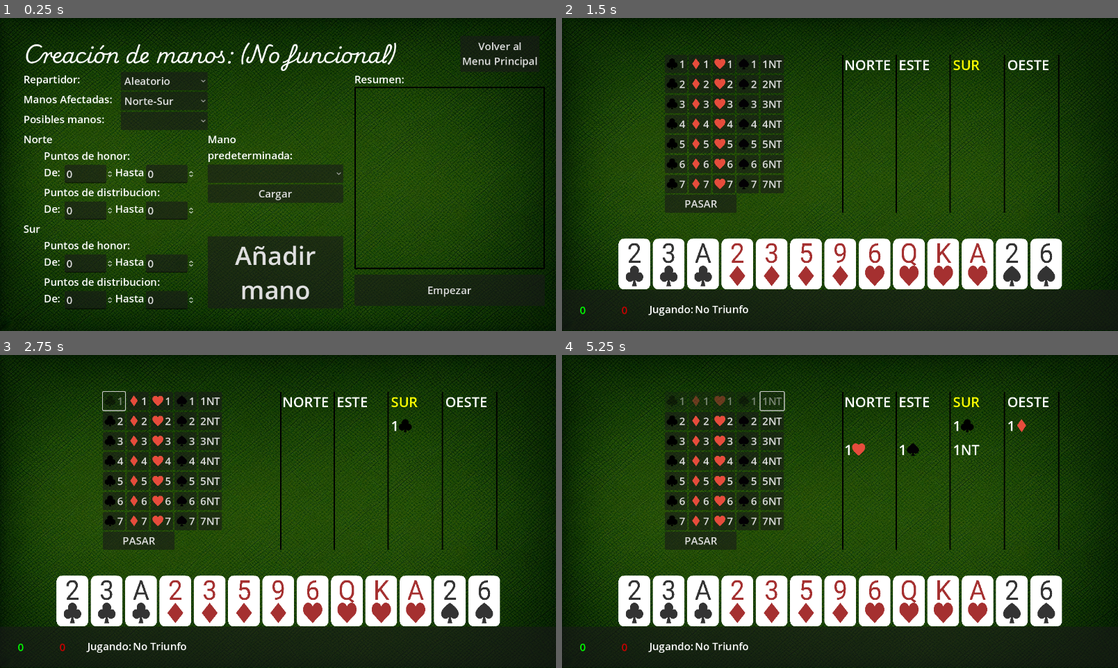
Above: before the commit, frames 1-4 (two rows, left to right).
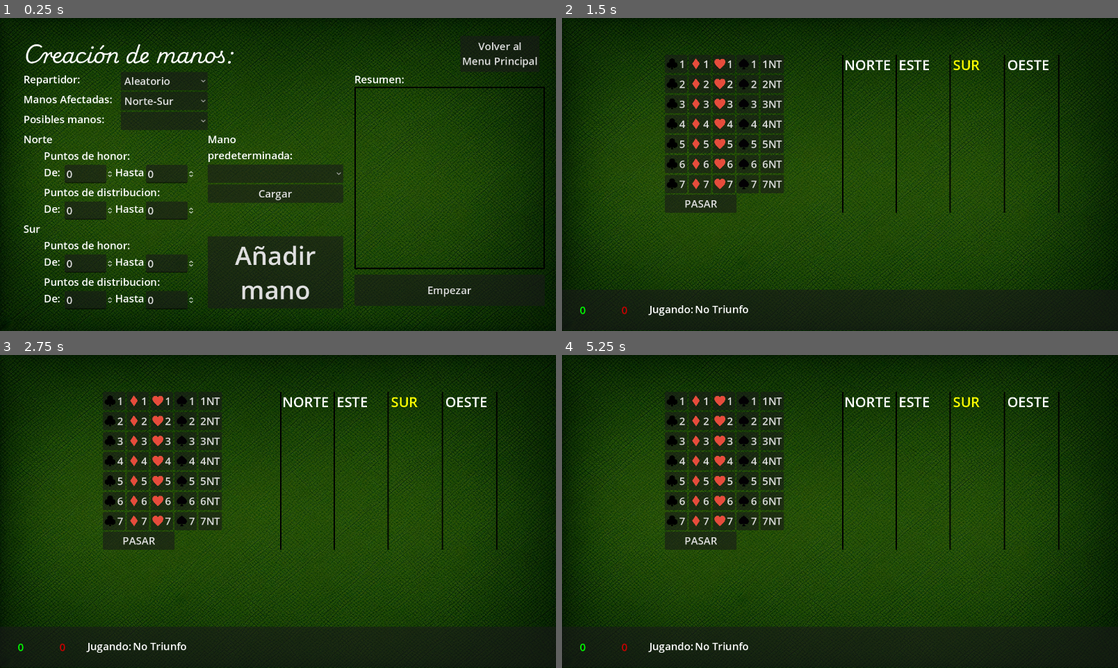
Above: after the commit, the same moments.

Repository: rubenlee/bridge_godot
Game: Godot game, scene res://scenes/ui/configuration_deal.tscn
The game is run twice, just before and just after one commit, with the same random seed, the same clock (stepped at 60 frames per second) and the same inputs. This scene is started directly instead of the project's main scene.
Inputs:
- Up to frame 1 (0.25 s): no input
- Up to frame 2 (1.5 s): click "Añadir mano" at 0.5 s; click "Empezar" at 1.25 s
- Up to frame 3 (2.75 s): click "1" at 2 s
- Up to frame 4 (5.25 s): click "1" at 2.75 s; click "1" at 3.5 s; click "1" at 4.25 s; click "1NT" at 5 s

The runs differ from the first frame. In frame 1, 0.6% of the frame differs, in the area x 43-72%, y 7-18%; in frame 2, 12%; in frame 3, 12%; in frame 4, 13%, in the area x 10-90%, y 11-87%.
Error after the commit: Parse Error: Invalid operands "CardUI" and "int" for "-" operator. (res://scenes/hand/hand.gd:76)

Commit message:
Bidding on work

Diff:
--- a/scenes/bidding/bidding.gd
+++ b/scenes/bidding/bidding.gd
@@ -2,6 +2,8 @@
 extends Control
 
 var pass_counter = 0
+var highest_vote = 0
+var highest_vote_symbol = 0
 signal biddings_over(player_won_bid : int, symbol : int, deal_amount : int)
 
 func _ready():
@@ -9,10 +11,21 @@
 		child.pressed.connect(_on_bid_pressed.bind(child))
 	for child : Button in $bid_rest.get_children():
 		child.pressed.connect(_on_bid_pressed.bind(child))
-	add_blank()
-	add_blank()
 
-func _on_bid_pressed(button : Button) -> void:
+func set_first_turn(turn : int):
+	for i in range(turn):
+		add_blank()
+
+func deal_pressed(button_name : String):
+	if button_name ==  "pass":
+		$bid_rest/Button36.pressed.emit()
+	else:
+		for child in $bid_grid.get_children():
+			var button : Button = child as Button
+			if button.name == button_name:
+				button.pressed.emit()
+
+func _on_bid_pressed(button : Button):
 	var new_label : RichTextLabel = $bid_result_grid/Label.duplicate()
 	var value_label = button.text.to_int()
 	new_label.name = button.name
@@ -25,7 +38,8 @@
 		return
 	if button.icon != null:
 		new_label.text += "[img=30x30]" + button.icon.resource_path + "[/img]"
-	var symbol = get_symbol_value(button.name.substr(1))
+	highest_vote_symbol = get_symbol_value(button.name.substr(1))
+	highest_vote = value_label
 	for child : Button in $bid_grid.get_children():
 		var value_button_temp = child.text.to_int()
 		if value_label < value_button_temp:
@@ -33,7 +47,7 @@
 		elif value_label > value_button_temp:
 			child.disabled = true
 			continue
-		if symbol >= get_symbol_value(child.name.substr(1)):
+		if highest_vote_symbol >= get_symbol_value(child.name.substr(1)):
 			child.disabled = true
 
 func deal_done():
--- a/scenes/hand/hand.gd
+++ b/scenes/hand/hand.gd
@@ -8,6 +8,7 @@
 var cards_dict = {}
 var playerInd : int
 var mode: int
+var honor_points: int = 0
 
 func _ready():
 	var parentName : String = self.get_parent().name
@@ -71,6 +72,8 @@
 		self.add_child(newCard)
 	else:
 		newCard.reparent(self)
+	if newCard.value > 10:
+		honor_points += newCard - 10
 	self.move_child(newCard, position_in_hand)
 
 func selectable_cards() -> void:
@@ -121,16 +124,26 @@
 
 func start_turn():
 	var child = self.get_child(0) as CardUI
+	var npc_controlled = false
+	var root := get_tree().get_first_node_in_group("root") as Table
 	if child.card_visible:
-		selectable_cards()
+		npc_controlled = true
+
+	if not npc_controlled:
+		if not root.bidding_state:
+			selectable_cards()
 	else:
-		var root := get_tree().get_first_node_in_group("root") as Table
 		match root.symbolPreferred:
 			0:
 				no_trumph_thinking()
 			_:
 				child.card_clicked()
-			#_on_card_played()
+
+func bidding_thinking():
+	if honor_points < 12:
+		return "PASS"
+	else:
+		pass
 
 func no_trumph_thinking() -> void:
 	var table_layer := get_tree().get_first_node_in_group("table")
--- /dev/null
+++ b/scenes/table/algorithmStateMachine.gd
@@ -0,0 +1,2 @@
+class_name AlgorithmStateMachine
+extends Node
--- a/scenes/table/table.gd
+++ b/scenes/table/table.gd
@@ -9,6 +9,7 @@
 signal player3_turn()
 signal player4_turn()
 
+var hands_playable = []
 var cards = ['314','114','214','414',
 			 '302','102','202','402',
 			 '303','103','203','403',
@@ -28,8 +29,20 @@
 var symbolPreferred : int = 0
 var dealAmount : int
 var cards_played : int = 0
+var bidding_state : bool = true
 
 func _ready():
+	prepare_cards()
+	$Player1/Hand.turn_over.connect(_on_player_played)
+	$Player2/Hand.turn_over.connect(_on_player_played)
+	$Player3/Hand.turn_over.connect(_on_player_played)
+	$Player4/Hand.turn_over.connect(_on_player_played)
+	$bidding.biddings_over.connect(_on_bidding_over)
+	$Player3/Hand.mouse_filter = $Player3/Hand.MOUSE_FILTER_IGNORE
+	_on_deal_no_triumph_pressed()
+	print(hands_playable)
+
+func prepare_cards() -> void:
 	for i in cards.size():
 		var card : String = get_card()
 		var value : int = card.substr(1).to_int()
@@ -39,13 +52,16 @@
 		new_card.value = value
 		new_card.symbol = symbol
 		cards_instatiated.append(new_card)
-	$Player1/Hand.turn_over.connect(_on_player_played)
-	$Player2/Hand.turn_over.connect(_on_player_played)
-	$Player3/Hand.turn_over.connect(_on_player_played)
-	$Player4/Hand.turn_over.connect(_on_player_played)
-	$bidding.biddings_over.connect(_on_bidding_over)
-	$Player3/Hand.mouse_filter = $Player3/Hand.MOUSE_FILTER_IGNORE
-	_on_deal_no_triumph_pressed()
+
+func prepare_table() -> void:
+	var selected_play = hands_playable.pick_random()
+	var player = selected_play["Dealer"]
+	$bidding.set_first_turn(player)
+	while bidding_state:
+		match player:
+			0:
+				$Player1/Hand.bidding_thinking()
+
 
 func _on_bidding_over(player_won_bid : int, symbol : int, deal_amount : int):
 	$Player3/Hand.mouse_filter = $Player3/Hand.MOUSE_FILTER_PASS
--- a/scenes/table/table.tscn
+++ b/scenes/table/table.tscn
@@ -1,10 +1,11 @@
-[gd_scene load_steps=7 format=3 uid="uid://bmqt4qrrghudt"]
+[gd_scene load_steps=8 format=3 uid="uid://bmqt4qrrghudt"]
 
 [ext_resource type="Script" path="res://scenes/table/table.gd" id="1_8si85"]
 [ext_resource type="Texture2D" uid="uid://dihasscgbbns5" path="res://Graphics/34379.jpg" id="1_ru0fu"]
 [ext_resource type="PackedScene" uid="uid://b8scu1hn1isma" path="res://scenes/hand/hand.tscn" id="3_o8n2d"]
 [ext_resource type="Theme" uid="uid://g5w7cullef56" path="res://default.tres" id="4_x518n"]
 [ext_resource type="PackedScene" uid="uid://q3vx4alcf1x8" path="res://scenes/bidding/bidding.tscn" id="5_cca3w"]
+[ext_resource type="Script" path="res://scenes/table/algorithmStateMachine.gd" id="6_yqq0v"]
 
 [sub_resource type="Theme" id="Theme_1srym"]
 
@@ -234,6 +235,9 @@
 
 [node name="Rounds" type="Node" parent="."]
 
+[node name="algorithmStateMachine" type="Node" parent="."]
+script = ExtResource("6_yqq0v")
+
 [connection signal="pressed" from="Panel/DealRandom" to="." method="_on_deal_random_pressed"]
 [connection signal="pressed" from="Panel/DealNoTriumph" to="." method="_on_deal_no_triumph_pressed"]
 [connection signal="pressed" from="Panel/Help" to="." method="_on_help_pressed"]
--- a/scenes/ui/configuration_deal.gd
+++ b/scenes/ui/configuration_deal.gd
@@ -2,9 +2,9 @@
 extends Node2D
 
 var hands = []
-var hands_on_text = []
 
 func _on_add_pressed():
+	var new_hand = {}
 	var new_hbox : HBoxContainer = HBoxContainer.new()
 	var new_button : Button = Button.new()
 	var new_label : Label = Label.new()
@@ -20,22 +20,26 @@
 	new_hbox.add_child(new_button)
 	new_hbox.add_child(new_label)
 	$posiblesGames.add_child(new_hbox)
-	new_button.pressed.connect(func(): new_button.get_parent().queue_free())
+	new_button.pressed.connect(func():
+		hands.remove_at(new_button.get_parent().get_index())
+		new_button.get_parent().queue_free()
+		print(hands.size()))
 	new_button.theme = load("res://default.tres")
 	new_label.set("theme_override_font_sizes/font_size", 14)
 	new_label.text = label_string
-	'''
-	var index = hands_on_text.size() + 1
-	hands_on_text.append(str(index) + ": newValue")
-	$HBoxContainer/eraseHandOption.add_item(str(index))
-	$RichTextLabel.clear()
-	for eachHand in hands_on_text:
-		$RichTextLabel.add_text(eachHand + "\n")
-	'''
+	new_hand["Dealer"] = $PanelContainer/HBoxContainer5/OptionButton2.get_selected_id()
+	new_hand["AfectedHands"] = $PanelContainer/HBoxContainer4/OptionButton2.get_selected_id()
+	new_hand["game"] = $PanelContainer/HBoxContainer/OptionButton2.get_selected_id()
+	new_hand["mainMinHonorPoints"] = $PanelContainer/honorPoint/VBoxContainer/HBoxContainer/value.value
+	new_hand["mainMaxHonorPoints"] = $PanelContainer/honorPoint/VBoxContainer/HBoxContainer/value2.value
+	new_hand["offMaxHonorPoints"] = $PanelContainer/honorPoint2/VBoxContainer2/HBoxContainer/value.value
+	new_hand["offMinHonorPoints"] =  $PanelContainer/honorPoint2/VBoxContainer2/HBoxContainer/value2.value
+	hands.append(new_hand)
+	print(hands.size())
 
 func _on_start_pressed():
 	var table_scene = preload("res://scenes/table/table.tscn").instantiate()
-	table_scene.dealAmount = 2
+	table_scene.hands_playable = hands.duplicate()
 	get_tree().get_root().add_child(table_scene)
 	self.queue_free()
 
--- a/scenes/ui/configuration_deal.tscn
+++ b/scenes/ui/configuration_deal.tscn
@@ -39,7 +39,7 @@
 theme = ExtResource("2_81y6k")
 theme_override_fonts/font = ExtResource("3_02qeq")
 theme_override_font_sizes/font_size = 48
-text = "Creación de manos: (No funcional)"
+text = "Creación de manos:"
 
 [node name="PanelContainer" type="VBoxContainer" parent="."]
 offset_left = 54.0
